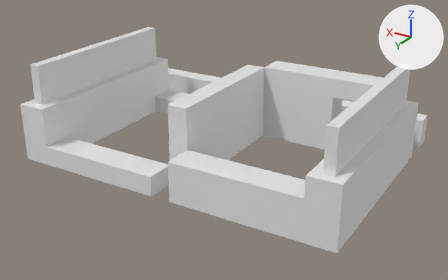
An edit to the FBX model Assets/Art/Models/Stage/Stage_Building_Apartment_Roof_01.fbx, drawn before and after from the same camera.
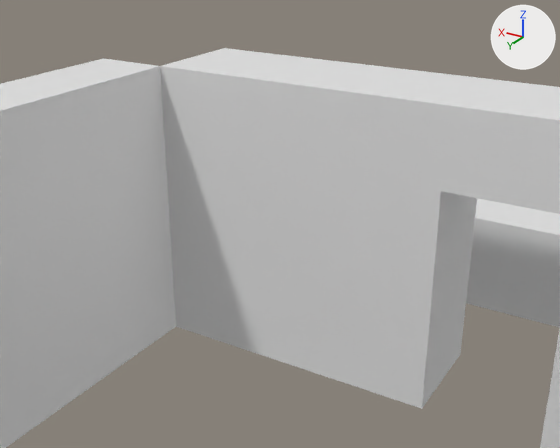
There are two pictures of each version: one whole from a 50 mm camera at (-13.43, 21.09, 10.89) aimed at (-0.91, 0.23, 0.45), one close up from a 50 mm camera at (-6.95, 4.44, 4.92) aimed at (-2.98, -2.18, 1.61). The lights are fixed; the arrows at upper right show +X, +Y and +Z. The older version's two pictures come first. Where no turn or scale is listed for an object, it has been applied to the vertices.

Names of what the first close-up shows: 'Stage_Building_Apartment_Roof_01_Concrete', 'Stage_Building_Apartment_Roof_01_Glass'.
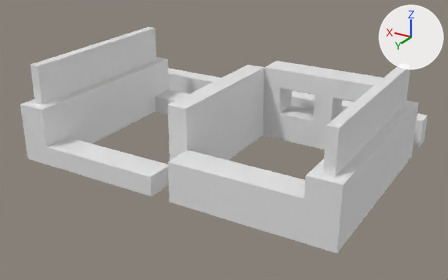
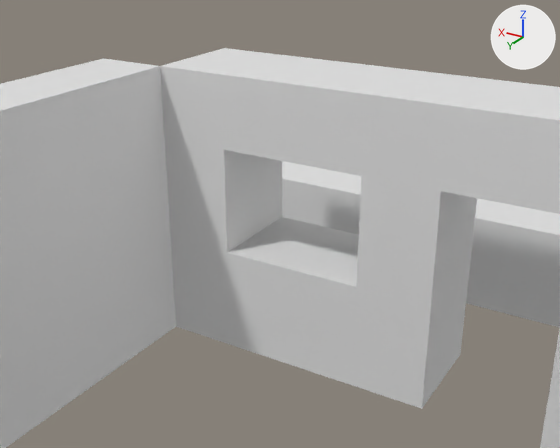
Where the change shows, as pixel boxes (x1, y1, x2, y2) in the close-ups (560 x 448 px):
'Stage_Building_Apartment_Roof_01_Glass', deleted
    before: (224, 150, 361, 287)

Edits to the bpy script that builds the scene:
```text
Remove ob_stage_building_apartment_roof_01_glass:
    ob_stage_building_apartment_roof_01_glass = bpy.data.objects.new('Stage_Building_Apartment_Roof_01_Glass', me_stage_building_apartment_roof_01_glass)
    ob_stage_building_apartment_roof_01_glass.location = (0.0, 0.0, 0.0)
```
